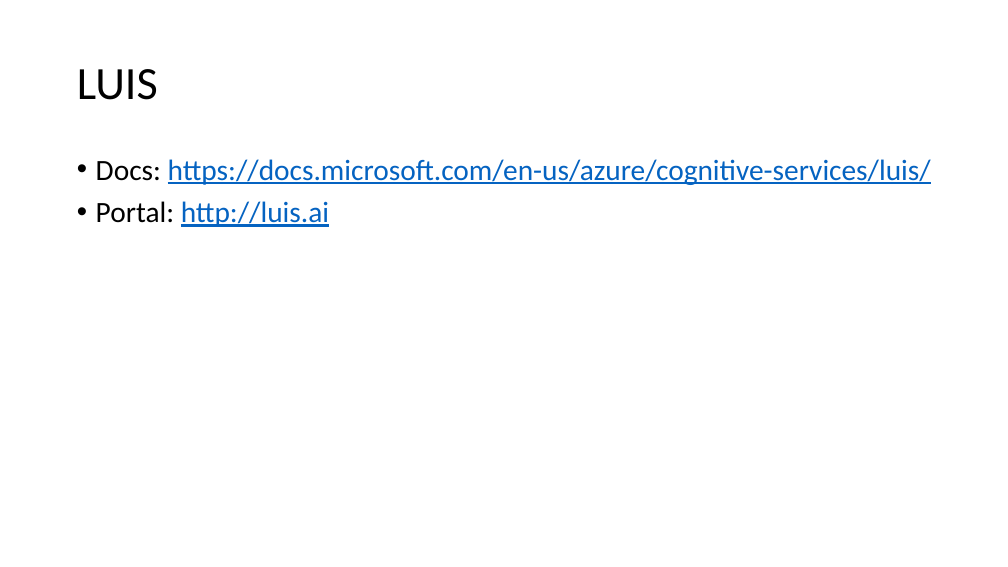
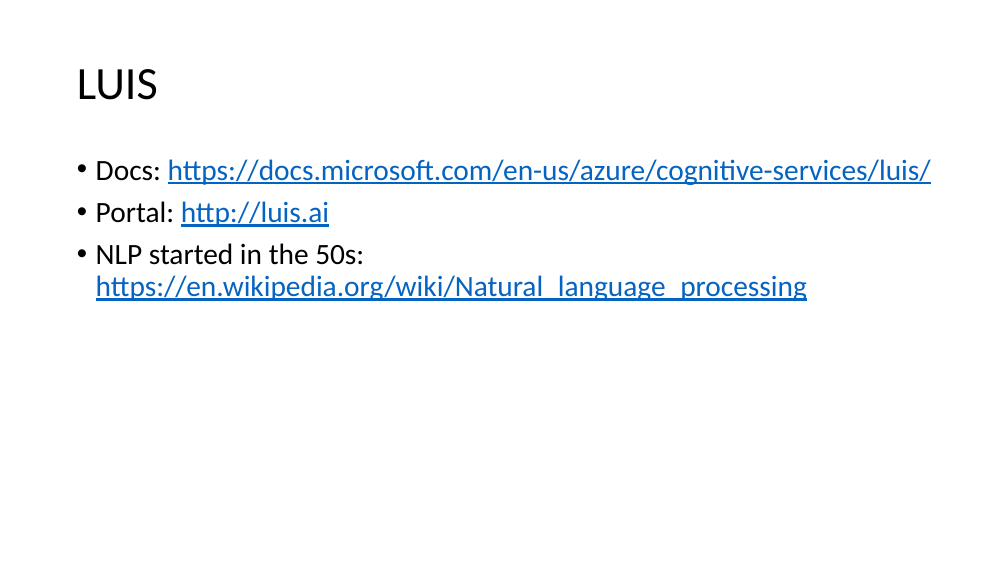
Before and after one commit to petejoha-sog/cognitive-workshop, a slide deck: slide 8 of Slides/CognitiveServicesInAzure.pptx (slide 6 before the commit). Drawn at 1008x567 pixels with LibreOffice and Linux fonts; fonts in the diff are those of the drawing. Boxes give left, top, right and bottom in pixels: in the first picture for what was removed or moved away, otherwise in the second. Text is boxed around its words. In the diff, an @@ line names an element or a change of style, - is before the commit and + after.

Commit message:
updated slides

```diff
--- a/Slides/CognitiveServicesInAzure.pptx
+++ b/Slides/CognitiveServicesInAzure.pptx
@@ text at <box>96,243,807,301</box>: paragraph added @@
+• NLP started in the 50s: https://en.wikipedia.org/wiki/Natural_language_processing
```
Also in this commit, not shown: 1 other slide changed, 2 slides added.
